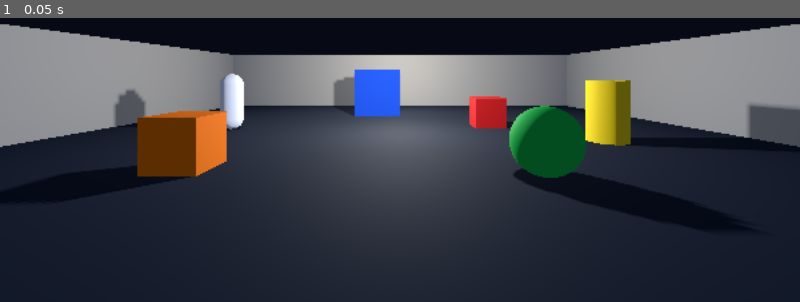
Above: before the commit, frame 1.
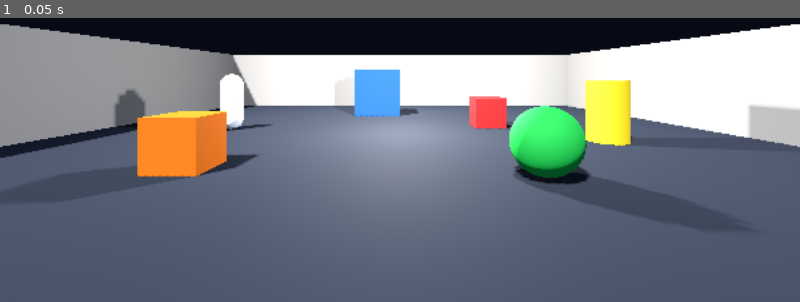
Above: after the commit, the same moment.

Repository: Kroosah/Crump
Game: Godot game, scene res://game/bootstrap.tscn
Same seed, same stepped clock (60 frames per second), same inputs: the game is played once before the commit and once after it.
Inputs:
- Up to frame 1 (0.05 s): no input

The runs differ from the first frame. In frame 1, 79% of the frame differs, in the area x 0-100%, y 2-100%.

Commit message:
[001] Los KI-002 op: SunKey schijnt omlaag; scherp lichtcontroles aan
De DirectionalLight van de dev room had lichtrichting (-0.62, +0.62, -0.49)
en scheen dus de lucht in — de ruimte werd alleen door de omni's en het
ambient licht gedragen. Oorzaak: de transform was met de kolom-conventie
berekend terwijl de 12-float Transform3D-notatie in een .tscn
rij-georienteerd is (zelfde transponeerfout als de camerakanteling die in
v0.0.8 is verholpen).

Transform vervangen door de getransponeerde variant; gemeten richting nu
(0.38, -0.79, -0.49), boven-voor zoals bedoeld. Basis geverifieerd
orthonormaal (det 1.0). De muur-transforms bleken ongevoelig voor de
transponering en zijn ongemoeid gelaten.

Smoke-suite 51 -> 52 en aangescherpt:
- nieuw: DirectionalLights in de dev room moeten omlaag schijnen
  (y < -0.2); met de oude transform faalt de suite aantoonbaar (exit 1);
- kijkrichting-drempel van de camera van dot > 0.9 naar > 0.99 (~8
  graden), zodat de 9-graden-fout uit v0.0.8 voortaan ook gevangen wordt.

Hiermee is KNOWN_ISSUES leeg en taak 001 definitief afgerond.
Registers bijgewerkt: KNOWN_ISSUES (KI-002 dicht), CHANGELOG (v0.0.10),
SESSION_STATE.

Co-Authored-By: Claude Fable 5 <noreply@anthropic.com>
Claude-Session: https://claude.ai/code/session_01Ha5WuAhmhLJ6i1SD9kMNvn

Diff:
--- a/game/levels/dev_room/dev_room.tscn
+++ b/game/levels/dev_room/dev_room.tscn
@@ -105,7 +105,7 @@
 [node name="Lighting" type="Node3D" parent="."]
 
 [node name="SunKey" type="DirectionalLight3D" parent="Lighting"]
-transform = Transform3D(0.788011, 0, 0.615662, 0.485148, 0.615662, -0.620961, -0.379039, 0.788011, 0.485148, 0, 6, 4)
+transform = Transform3D(0.788011, 0.485148, -0.379039, 0, 0.615662, 0.788011, 0.615662, -0.620961, 0.485148, 0, 6, 4)
 light_energy = 1.1
 shadow_enabled = true
 
--- a/tests/smoke_test.gd
+++ b/tests/smoke_test.gd
@@ -177,16 +177,24 @@
 		% meshes.size(), failures)
 
 	# Kijkrichting: de camera moet het midden van de ruimte in beeld hebben.
+	# Drempel 0.99 (~8 graden): de oude 0.9 liet de 9-graden-transponeerfout
+	# van KI-002/v0.0.8 nog door.
 	var to_center := (Vector3(0.0, 1.0, 0.0) - cam_pos).normalized()
-	failures = _check((-active.global_basis.z).dot(to_center) > 0.9,
+	failures = _check((-active.global_basis.z).dot(to_center) > 0.99,
 		"camera is op het midden van de ruimte gericht", failures)
 
-	# Licht: minstens twee bronnen die daadwerkelijk energie geven.
+	# Licht: minstens twee bronnen die daadwerkelijk energie geven, en géén
+	# DirectionalLight die omhoog schijnt (KI-002: getransponeerde basis).
 	var lit := 0
 	for node in level.find_children("", "Light3D", true, false):
 		var light := node as Light3D
 		if light.is_visible_in_tree() and light.light_energy > 0.0:
 			lit += 1
+		if light is DirectionalLight3D:
+			var light_dir := -light.global_basis.z
+			failures = _check(light_dir.y < -0.2,
+				"DirectionalLight '%s' schijnt omlaag (y-richting %.2f)"
+				% [light.name, light_dir.y], failures)
 	failures = _check(lit >= 2,
 		"tijdelijke verlichting is aan (%d actieve lichten)" % lit, failures)
 
Not shown, changed: docs/CHANGELOG.md
Not shown, changed: docs/KNOWN_ISSUES.md
Not shown, changed: docs/SESSION_STATE.md
